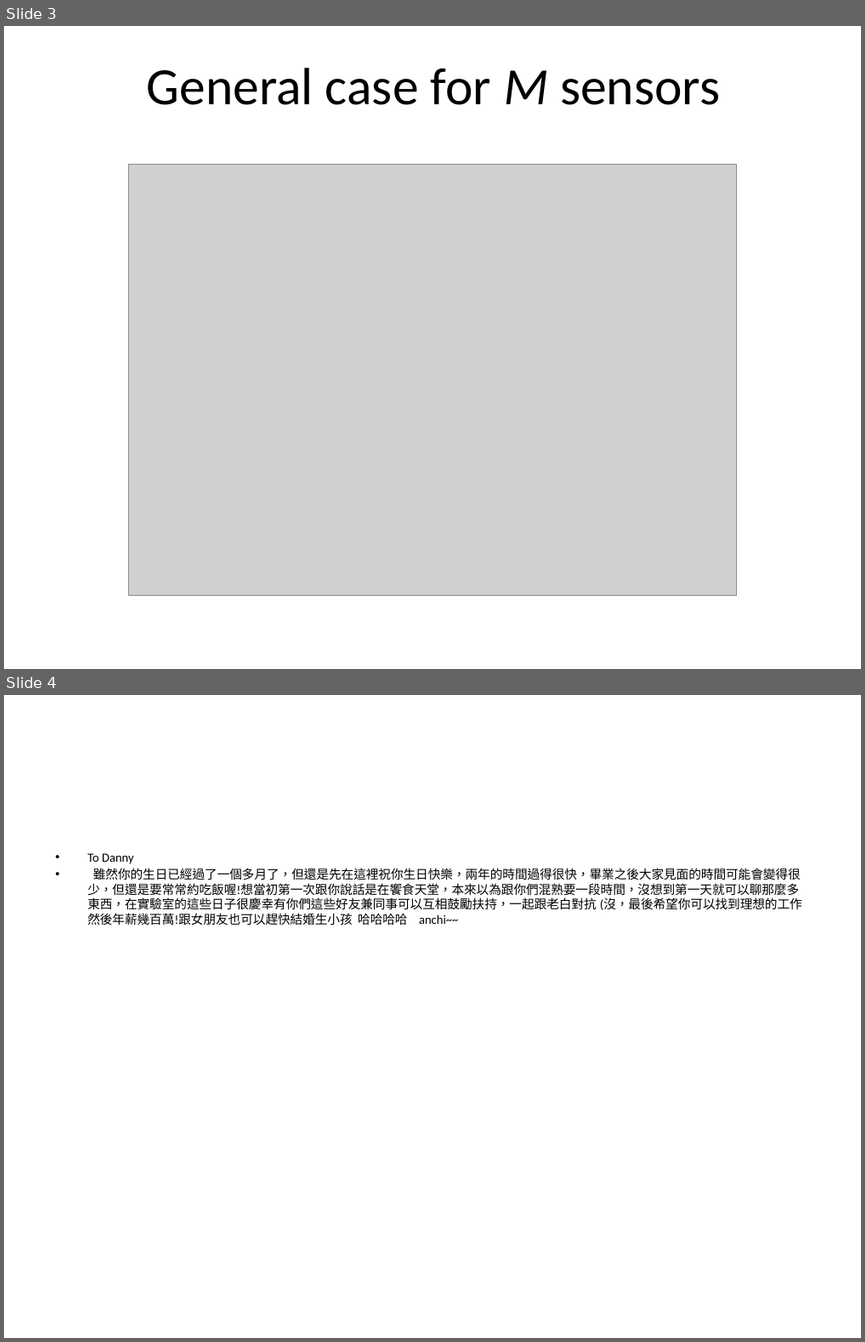
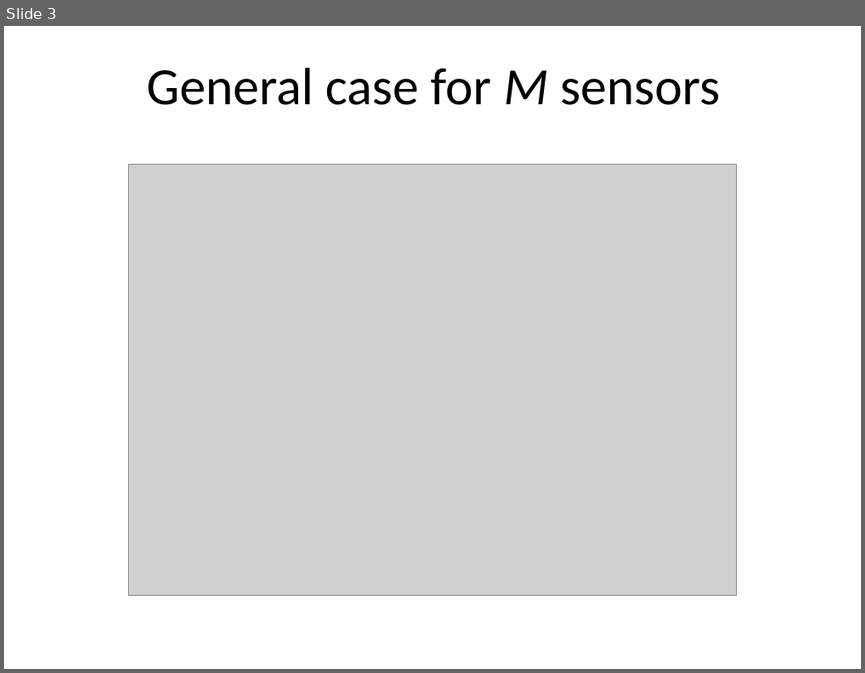
Before and after one commit to anchiyuan/CTF, a slide deck: 老白學長ppt/TDOA noise covariance matrix.pptx. Shown one above the other, each under a label of ours: slides 3 and 4 before the commit, slide 3 after it. The pictures are 865x1342 and 865x673 pixels, drawn with LibreOffice and Linux fonts; fonts in the diff are those of the drawing; grey boxes stand for pictures. Boxes give left, top, right and bottom in pixels: in the first picture for what was removed or moved away, otherwise in the second. Text is boxed around its words. In the diff, an @@ line names an element or a change of style, - is before the commit and + after.

```diff
--- a/老白學長ppt/TDOA noise covariance matrix.pptx
+++ b/老白學長ppt/TDOA noise covariance matrix.pptx
@@ slide 4 removed at (x1=4, y1=695, x2=861, y2=1338), background #FFFFFF @@
@@ text removed at (x1=87, y1=853, x2=802, y2=925) @@
-• To Danny
-• 雖然你的生日已經過了一個多月了，但還是先在這裡祝你生日快樂，兩年的時間過得很快，畢業之後大家見面的時間可能會變得很少，但還是要常常約吃飯喔!想當初第一次跟你說話是在饗食天堂，本來以為跟你們混熟要一段時間，沒想到第一天就可以聊那麼多東西，在實驗室的這些日子很慶幸有你們這些好友兼同事可以互相鼓勵扶持，一起跟老白對抗 (沒，最後希望你可以找到理想的工作然後年薪幾百萬!跟女朋友也可以趕快結婚生小孩 哈哈哈哈 anchi~~
```
Also in this commit, not shown: 1 other file.
